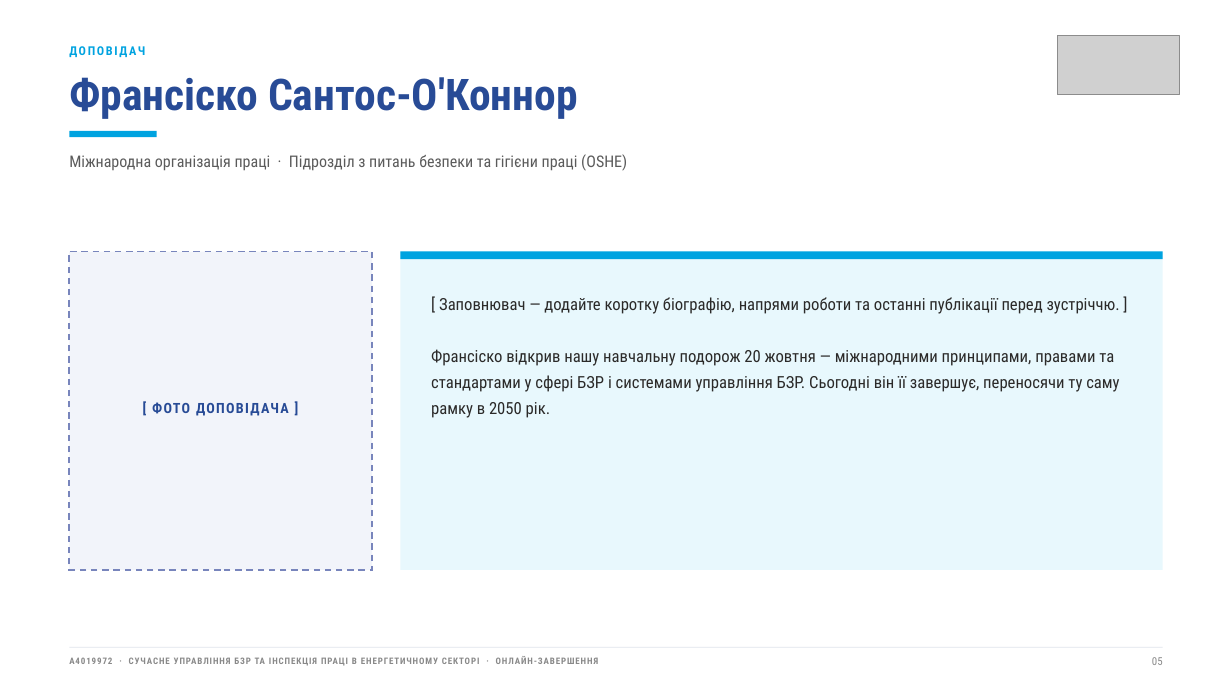
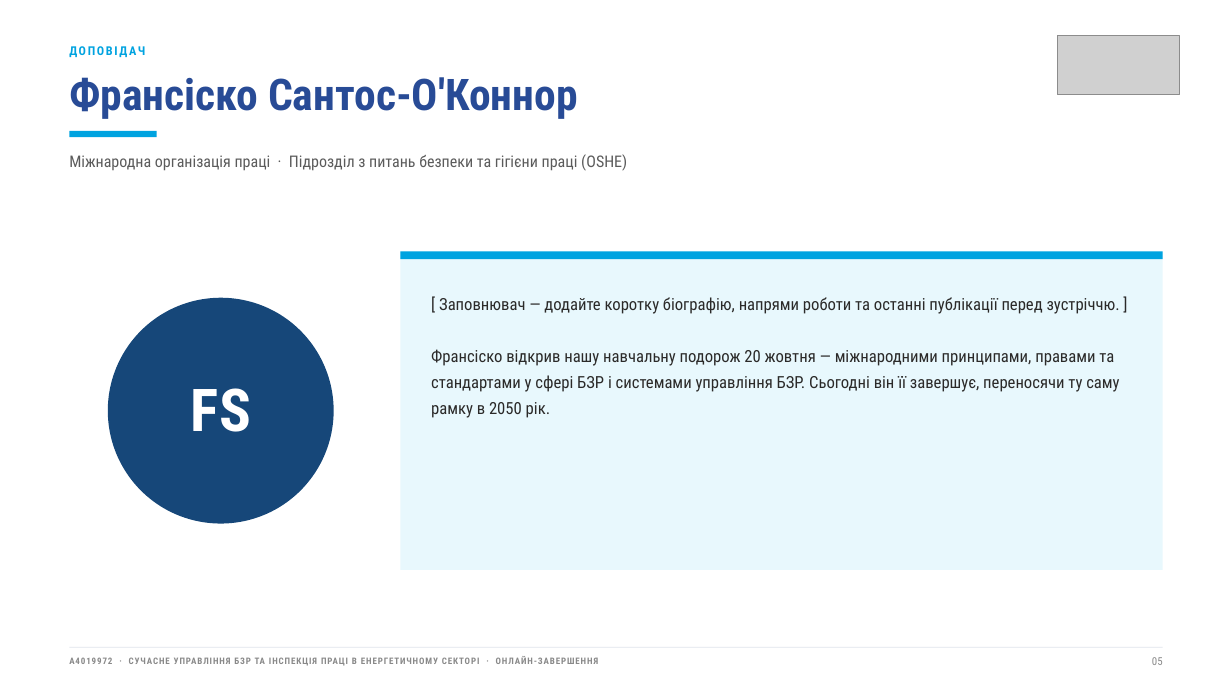
Before and after one commit to olena-vazhynska/Modern-Energy-Sector_Ukraine, a slide deck: slide 5 of assets/decks/A4019972_Closing_Webinar_4Nov2026_UA.pptx. Drawn at 1232x693 pixels with LibreOffice and Linux fonts; fonts in the diff are those of the drawing; grey boxes stand for pictures. Boxes give left, top, right and bottom in pixels: in the first picture for what was removed or moved away, otherwise in the second. Text is boxed around its words. In the diff, an @@ line names an element or a change of style, - is before the commit and + after.

```diff
--- a/assets/decks/A4019972_Closing_Webinar_4Nov2026_UA.pptx
+++ b/assets/decks/A4019972_Closing_Webinar_4Nov2026_UA.pptx
@@ ellipse: place and size @@
-ellipse at (69, 251, 372, 569)
+ellipse at (108, 298, 334, 523)
@@ ellipse at (108, 298, 334, 523): rectangle to ellipse; fill #F2F4FA to #164779; outline #7885BC 1.25 pt dashed to none @@
@@ text at (190, 388, 251, 432): text changed; size 11 to 46 pt; text colour #284B96 to #FFFFFF @@
-[ ФОТО ДОПОВІДАЧА ]
+FS
```
Also in this commit, not shown: 7 other slides changed, 2 slides added, 5 other files.
